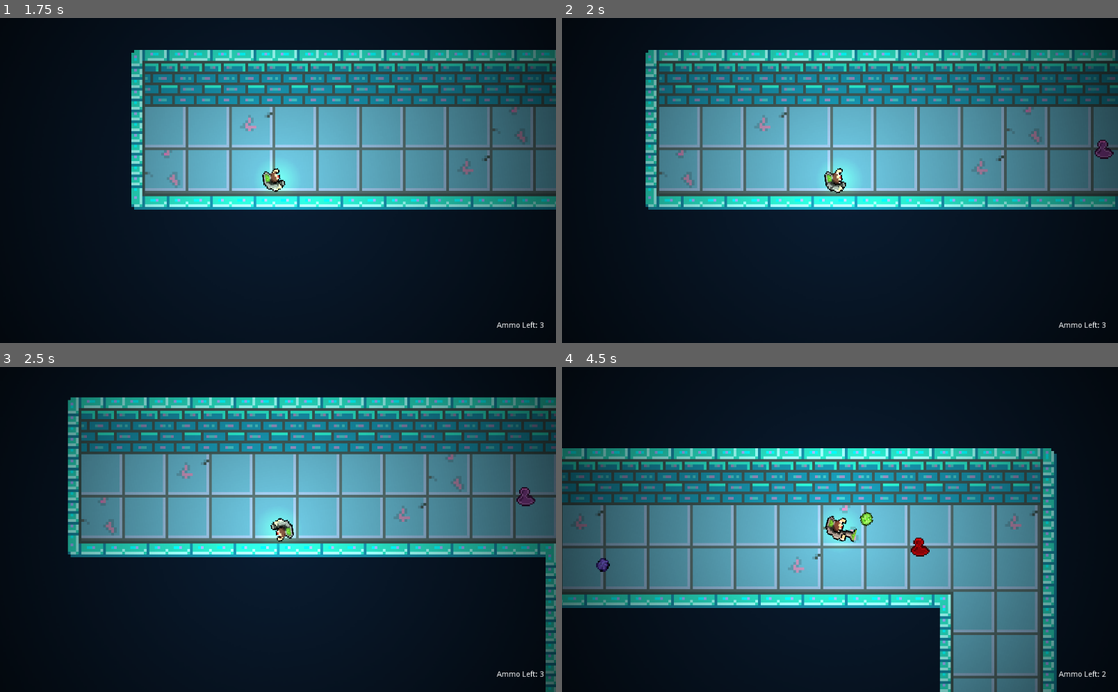
Above: before the commit, frames 1-4 (two rows, left to right).
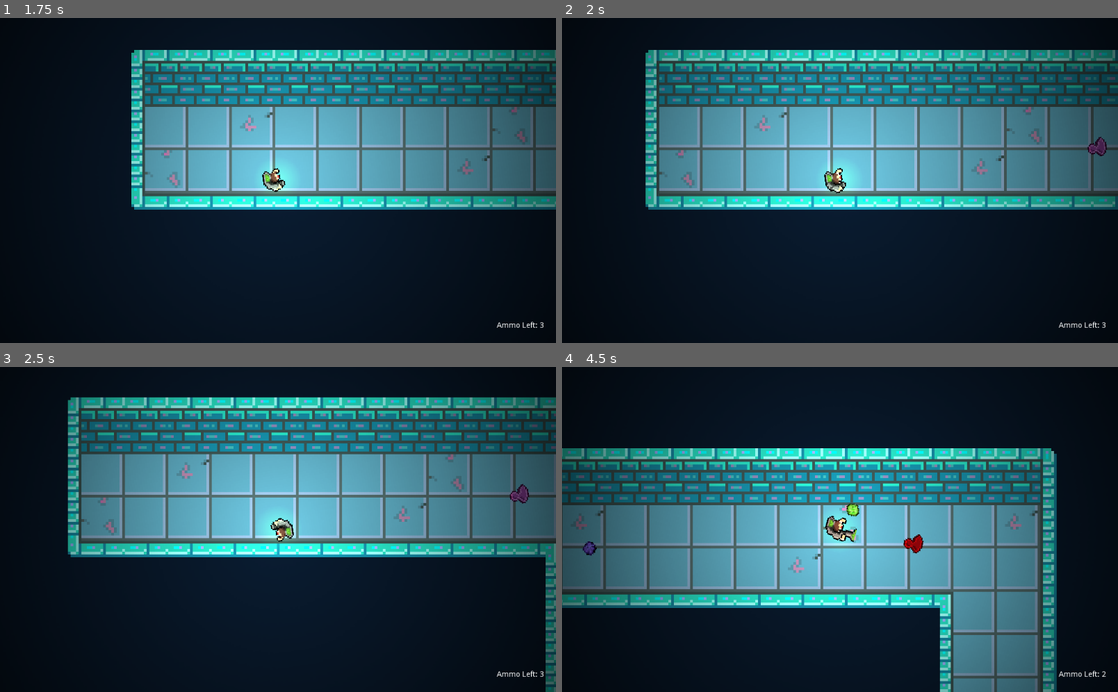
Above: after the commit, the same moments.

Repository: godofecht/Decomposition-Godofecht
Game: Godot game, scene res://SplashScreen/Background.tscn
Same seed, same stepped clock (60 frames per second), same inputs: the game is played once before the commit and once after it.
Inputs (mouse positions are in pixels of both pictures, inside the frame that each line leads up to):
- Up to frame 1 (1.75 s): click (55, 47) at 0.5 s; tap Enter at 1.25 s; move the mouse to (400, 164) at 1.27 s; hold Right from 1.28 s (still down); hold S (KEY_DOWN) from 1.28 s (still down)
- Up to frame 2 (2 s): keep holding Right; keep holding S (KEY_DOWN)
- Up to frame 3 (2.5 s): move the mouse to (166, 545) at 2.02 s; release Right at 2.03 s; release S (KEY_DOWN) at 2.03 s; hold Down from 2.03 s (still down); tap A (KEY_LEFT) at 2.1 s
- Up to frame 4 (4.5 s): move the mouse to (895, 458) at 2.77 s; release Down at 2.78 s; hold Right 2.78-3.53 s; hold D (KEY_RIGHT) 2.78-3.53 s; move the mouse to (812, 594) at 3.52 s; hold Up 3.53-4.28 s; tap W (KEY_UP) at 3.6 s; move the mouse to (1006, 578) at 4.27 s; hold Left from 4.28 s (still down); click (1006, 578) at 4.35 s

Frame 1 is identical in both runs. In frame 2, 0.2% of the frame differs, in the area x 94-100%, y 36-44%; in frame 3, 0.2%; in frame 4, 0.5%, in the area x 3-67%, y 41-64%.

Commit message:
turret now rotates to face player

Diff:
--- a/Turret/Turret.gd
+++ b/Turret/Turret.gd
@@ -1,4 +1,4 @@
-extends StaticBody2D
+extends KinematicBody2D
 
 export var Health = 5
 export var AmoutOfComponentsGeneratedAtDeath = 5
@@ -110,6 +110,7 @@
 #	set_collision_layer_bit(1,true)
 #	set_collision_mask_bit(2,true)
 	var hit = space_state.intersect_ray(get_transform().origin, get_transform().origin+getVectorToTransform(player)*visionDistance,[self],collision_mask)
+	rotation_degrees = rad2deg(global_position.angle_to_point(player.global_position)) - 90
 	if hit:
 		if(hit["collider"] == player):
 			bCanSeePlayer = true;
@@ -122,15 +123,6 @@
 #	draw_line(Vector2(0,0), getVectorToTransform(player)*visionDistance, Color(255, 0, 0), 1)
 
 
-
-
-func followPlayer(player,delta):
-	if (AnimationPlayerNode.current_animation != "Death"):
-		AnimationPlayerNode.play("Movement")
-
-	var direction = getVectorToTransform(player)
-	velocity = velocity.move_toward(direction * 1, 1 * delta)
-	position += velocity;
 
 func getVectorToTransform(target):
 	return -(get_transform().origin - target.get_transform().origin).normalized()
--- a/Turret/Turret.tscn
+++ b/Turret/Turret.tscn
@@ -7,15 +7,10 @@
 [ext_resource path="res://Bacteria/Enemy_Sprites.png" type="Texture" id=5]
 [ext_resource path="res://Bacteria/SFX/Enemy - Shoot Small.ogg" type="AudioStream" id=6]
 
-[sub_resource type="PhysicsMaterial" id=1]
-friction = 200.0
-rough = true
-bounce = 1.0
-
-[sub_resource type="CircleShape2D" id=2]
+[sub_resource type="CircleShape2D" id=1]
 radius = 0.493964
 
-[sub_resource type="Animation" id=3]
+[sub_resource type="Animation" id=2]
 resource_name = "Death"
 length = 0.9
 loop = true
@@ -62,33 +57,34 @@
 "values": [ 8, 9, 8 ]
 }
 
-[sub_resource type="CapsuleShape2D" id=5]
+[sub_resource type="CapsuleShape2D" id=4]
 radius = 0.0282473
 height = 0.00549048
 
-[node name="Turret" type="StaticBody2D"]
+[node name="Turret" type="KinematicBody2D"]
+position = Vector2( 0.0789986, 0.0433636 )
 collision_layer = 4
 collision_mask = 7
-physics_material_override = SubResource( 1 )
 script = ExtResource( 1 )
 
 [node name="Collision" type="CollisionShape2D" parent="."]
-position = Vector2( 0.0649073, -0.34737 )
+position = Vector2( -0.0468073, -3.83369 )
 scale = Vector2( 20, 20 )
-shape = SubResource( 2 )
+shape = SubResource( 1 )
 
 [node name="Sprite" type="Sprite" parent="."]
-position = Vector2( 1.03317, 0.966829 )
+position = Vector2( 0.243186, -5.03704 )
 texture = ExtResource( 5 )
 vframes = 2
 hframes = 8
 frame = 8
 
 [node name="SpriteAnimations" type="AnimationPlayer" parent="Sprite"]
-anims/Death = SubResource( 3 )
-anims/Shoot = SubResource( 4 )
+anims/Death = SubResource( 2 )
+anims/Shoot = SubResource( 3 )
 
 [node name="SFX" type="Node2D" parent="."]
+position = Vector2( 6.28036, 0 )
 
 [node name="Hit" type="AudioStreamPlayer" parent="SFX"]
 stream = ExtResource( 3 )
@@ -97,6 +93,7 @@
 stream = ExtResource( 4 )
 
 [node name="Vocal" type="AudioStreamPlayer2D" parent="SFX"]
+position = Vector2( 0.091691, 5.99048 )
 stream = ExtResource( 2 )
 max_distance = 200000.0
 attenuation = 0.732043
@@ -105,12 +102,13 @@
 stream = ExtResource( 6 )
 
 [node name="ImpactArea" type="Area2D" parent="."]
+position = Vector2( 5.22638, -0.183382 )
 scale = Vector2( 20, 20 )
 collision_layer = 0
 collision_mask = 8
 
 [node name="Collision" type="CollisionShape2D" parent="ImpactArea"]
-position = Vector2( 0.00935548, -0.00854203 )
+position = Vector2( -0.26464, -0.186447 )
 scale = Vector2( 20, 20 )
-shape = SubResource( 5 )
+shape = SubResource( 4 )
 [connection signal="body_entered" from="ImpactArea" to="." method="_on_ImpactArea_body_entered"]
--- a/World/NextLevelMarker.gd
+++ b/World/NextLevelMarker.gd
@@ -5,7 +5,7 @@
 # var a = 2
 # var b = "text"
 
-onready var player = get_parent().get_node("../Player")
+
 # Called when the node enters the scene tree for the first time.
 func _ready():
 	pass # Replace with function body.
Not shown: 2 places in Turret/Turret.tscn that only renumber resources
